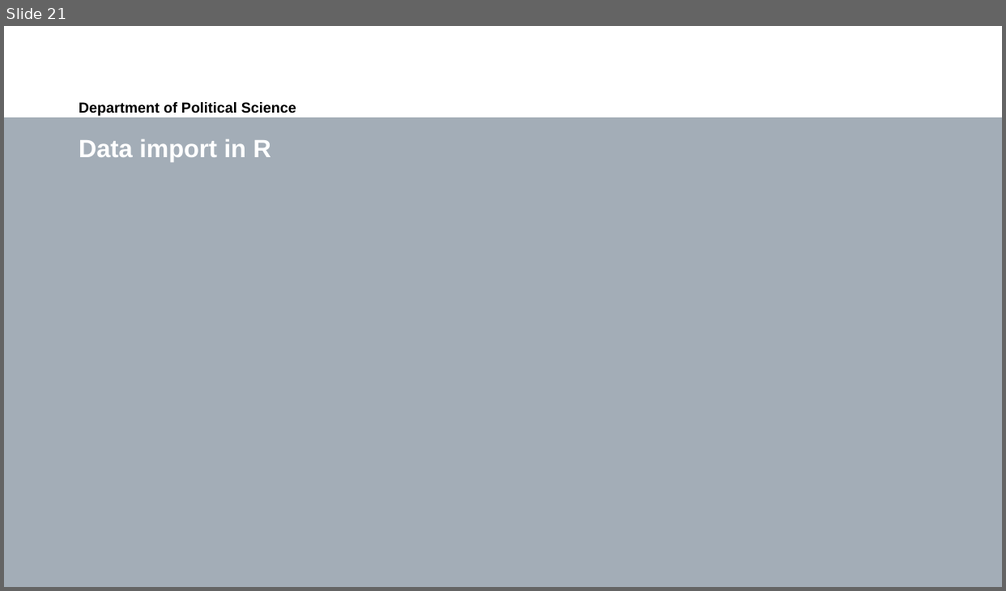
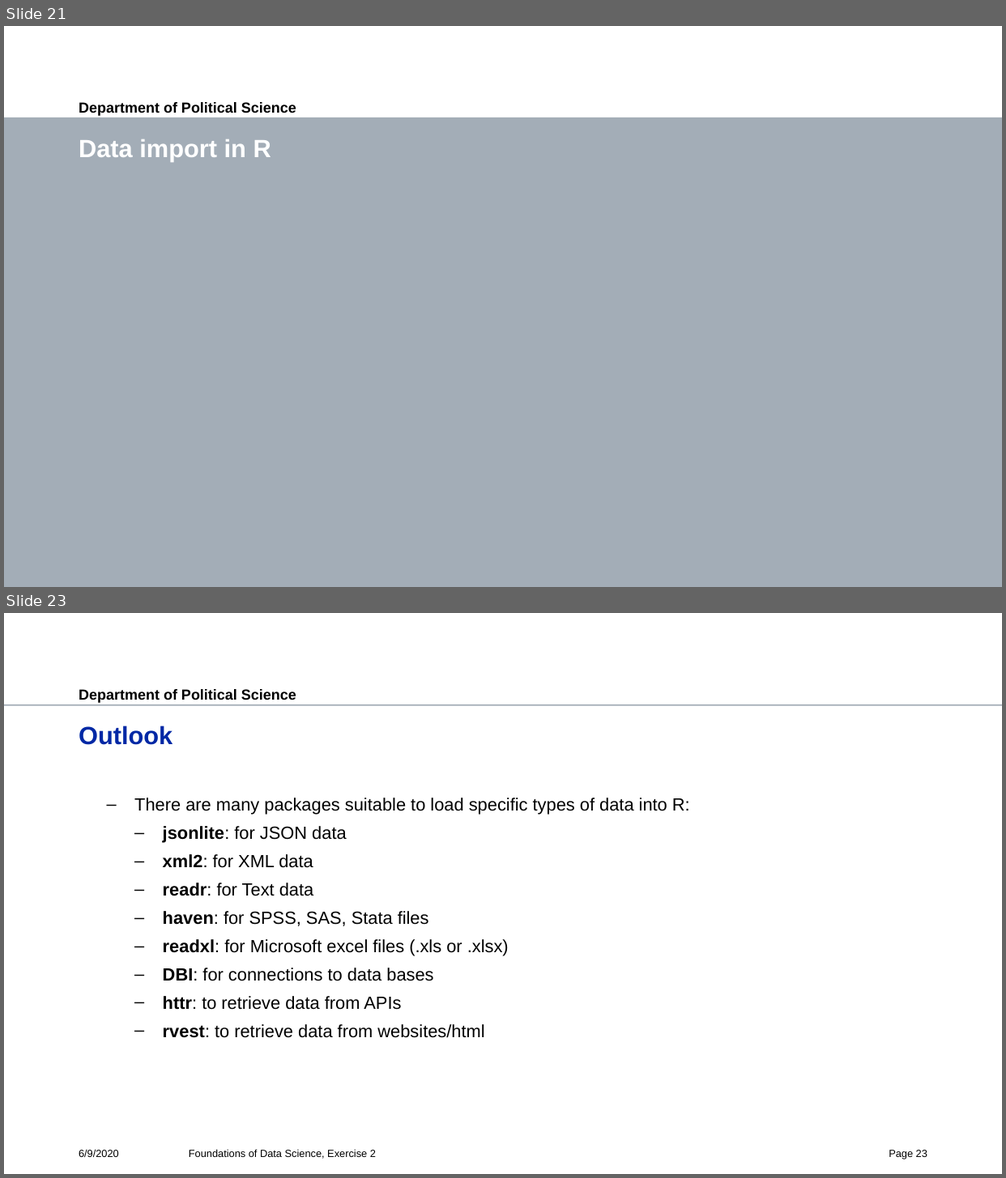
Before and after one commit to polianchykova/fds-2020-exercise, a slide deck: ex1/ex1.pptx. Shown one above the other, each under a label of ours: slide 21 before the commit, slides 21 and 23 after it; the slides between them are not shown. The pictures are 1006x591 and 1006x1178 pixels, drawn with LibreOffice and Linux fonts; fonts in the diff are those of the drawing; background and template pictures are left out. Boxes give left, top, right and bottom in pixels: in the first picture for what was removed or moved away, otherwise in the second. Text is boxed around its words. In the diff, an @@ line names an element or a change of style, - is before the commit and + after.

Commit message:
Added data import and made minor changes

```diff
--- a/ex1/ex1.pptx
+++ b/ex1/ex1.pptx
@@ slide 23 added at (x1=4, y1=613, x2=1002, y2=1174), background #FFFFFF; not listed: 2 template elements that a slide beside it also shows @@
@@ title added at (x1=79, y1=726, x2=172, y2=745), 24 pt, text #0028A5, bold @@
+Outlook
@@ text added at (x1=134, y1=798, x2=690, y2=1038), 17 pt, text #000000 @@
+  – There are many packages suitable to load specific types of data into R:
+    – jsonlite: for JSON data
+    – xml2: for XML data
+    – readr: for Text data
+    – haven: for SPSS, SAS, Stata files
+    – readxl: for Microsoft excel files (.xls or .xlsx)
+    – DBI: for connections to data bases
+    – httr: to retrieve data from APIs
+    – rvest: to retrieve data from websites/html
@@ text added at (x1=79, y1=1149, x2=119, y2=1157), 10 pt, text #000000 @@
+6/9/2020
@@ text added at (x1=189, y1=1149, x2=376, y2=1159), 10 pt, text #000000 @@
+Foundations of Data Science, Exercise 2
@@ page number added at (x1=889, y1=1150, x2=927, y2=1159), 10 pt, text #000000 @@
+Page 23
```
Also in this commit, not shown: 17 slides changed, 1 other slide added.
